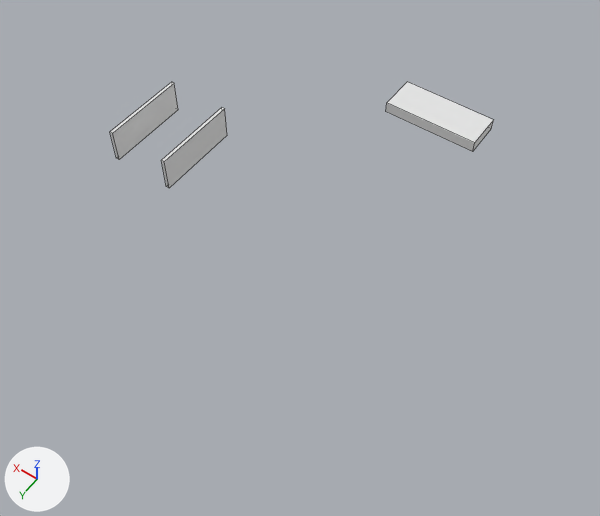
The Blender file Assets/Models/URoom.blend as it was, and as the next commit left it.
Rendered twice from a 50 mm lens placed at (-127.0, 232.0, 312.0), pointed at (25.0, 20.0, -21.0). Arrows for +X, +Y and +Z are at lower left; the lights stay in place. Mesh edges are drawn as thin lines.
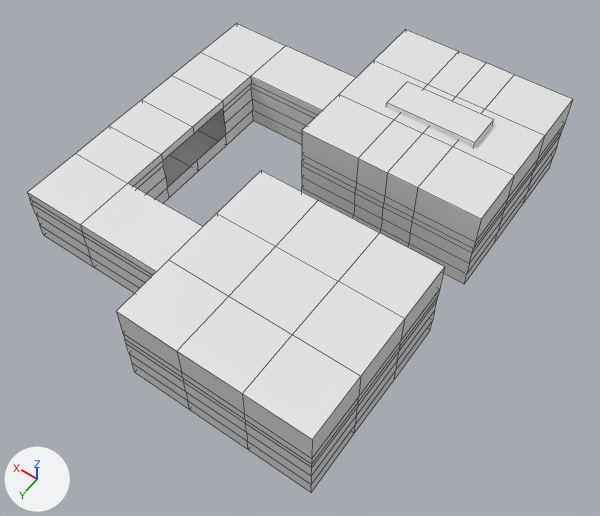
The change, as a diff of the scene's bpy script:
```diff
--- a/Assets/Models/URoom.blend.py
+++ b/Assets/Models/URoom.blend.py
@@ me_cube @@
 # used by ob_cube; location = (0.0, 0.0, 0.0); scale = (50.0, 50.0, 25.0)
-me_cube.from_pydata(...)  # 246 vertices, 244 faces; spans x -1.0..2.9, y -2.34..2.34, z -1.0..1.0
+me_cube.from_pydata(...)  # 284 vertices, 278 faces; spans x -1.0..2.9, y -2.34..2.34, z -1.0..1.0
+# me_cube part 1
+# 2 vertices are removed from x 2.17, y 0.0, z -0.33..0.0
+# 44 faces are deleted
+# 40 new vertices lie (0.0, 0.0, -0.19) away from vertices in x -1.0..2.9, y -2.34..2.34, z 0.33
+# 78 new faces join them
 me_cube.materials.append(mat_material)
@@ ob_cube @@
 ob_cube.scale = (50.0, 50.0, 25.0)
-ob_cube.hide_set(True)
@@ ob_cube_002 @@
-ob_cube_002 = bpy.data.objects.new('Cube.002', me_cube_002)
-ob_cube_002.location = (108.6, 0.0, -6.5)
-ob_cube_002.scale = (1.0, 25.0, 10.0)
```

Where the change shows, as pixel boxes [x1, y1, x2, y2] in the pictures (600 x 516 px):
'Cube', shown
    after: [27, 23, 573, 492]
'Cube.002', deleted
    before: [161, 107, 227, 188]
part 1 of me_cube, built on
    after: [28, 77, 564, 468]
'Cube.003', unchanged, covered by the edit
    before: [110, 82, 178, 160]
